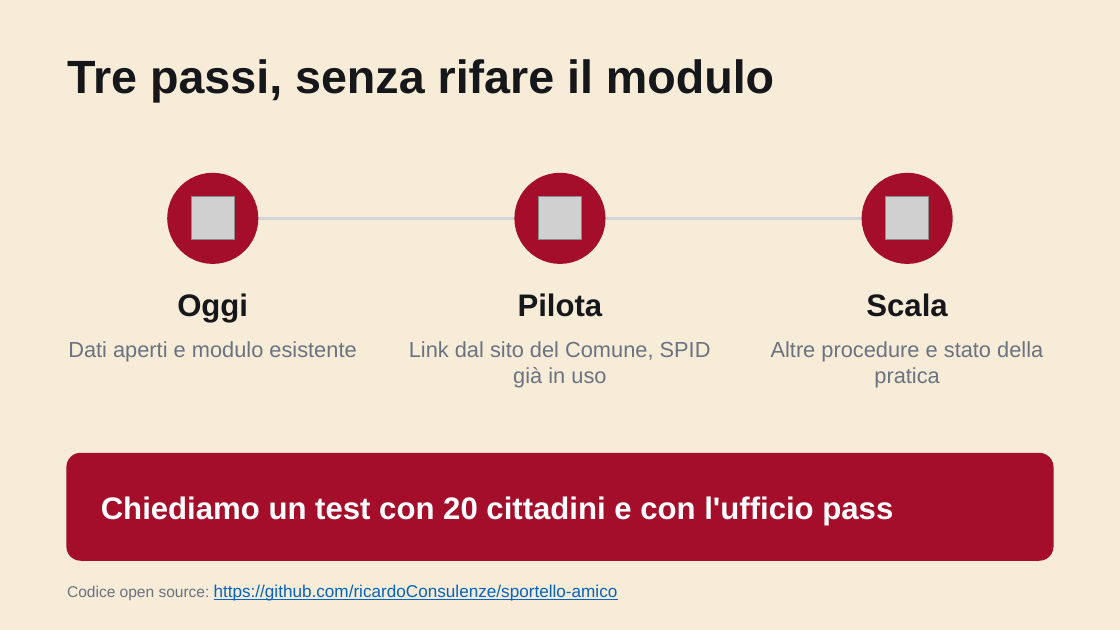
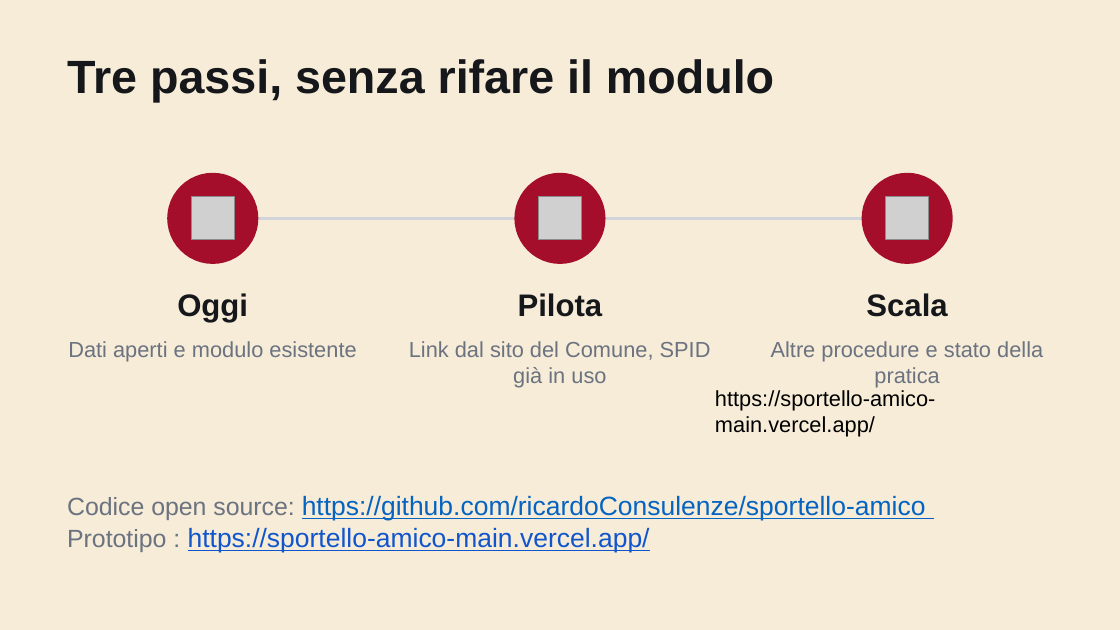
Before and after one commit to ricardoConsulenze/sportello-amico, a slide deck: slide 16 of docs/pitch/SportelloAmico_pitch.pptx. Drawn at 1120x630 pixels with LibreOffice and Linux fonts; fonts in the diff are those of the drawing; grey boxes stand for pictures. Boxes give left, top, right and bottom in pixels: in the first picture for what was removed or moved away, otherwise in the second. Text is boxed around its words. In the diff, an @@ line names an element or a change of style, - is before the commit and + after.

```diff
--- a/docs/pitch/SportelloAmico_pitch.pptx
+++ b/docs/pitch/SportelloAmico_pitch.pptx
@@ text added at (715, 390, 935, 437), 14 pt, text #000000 @@
+https://sportello-amico-main.vercel.app/
@@ rounded rectangle removed at (67, 454, 1053, 560) @@
@@ text at (67, 495, 926, 521): size 10 to 16 pt in "Codice open source:"; size 11 to 17 pt in "https://github.com/ricardoConsulenze/sportello-amico" @@
@@ text "Codice open source: https://github.com/ricardoConsulenze/spo ...": place and size @@
-text "Codice open source: https://github.com/ricardoConsulenze/spo ..." at (67, 584, 618, 601)
+text "Codice open source: https://github.com/ricardoConsulenze/spo ..." at (67, 495, 926, 552)
@@ text removed at (101, 496, 893, 525) @@
-Chiediamo un test con 20 cittadini e con l'ufficio pass
@@ text at (67, 528, 650, 552): paragraph added @@
+Prototipo : https://sportello-amico-main.vercel.app/
```
Also in this commit, not shown: 2 other slides changed, 1 slide added, 1 other file.
